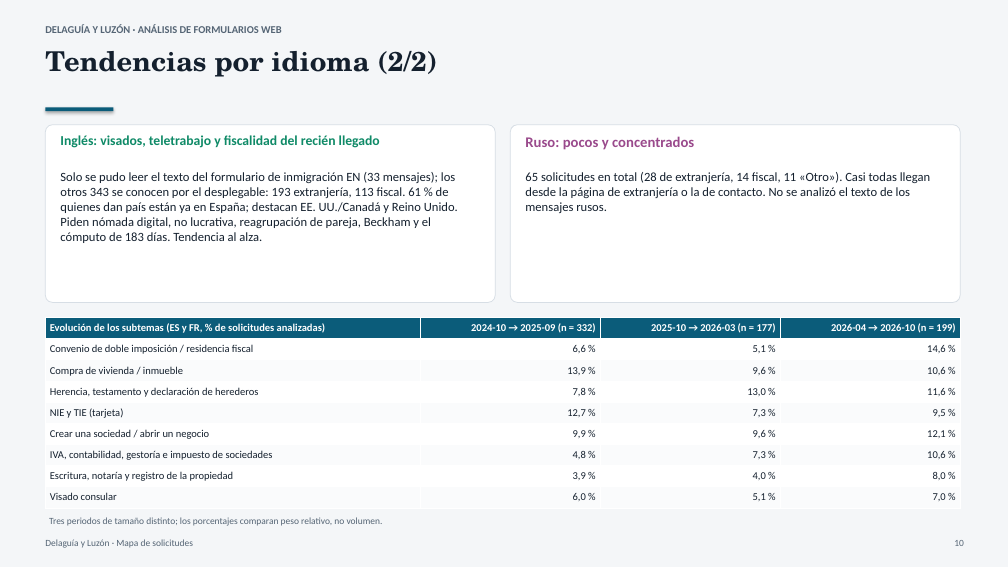
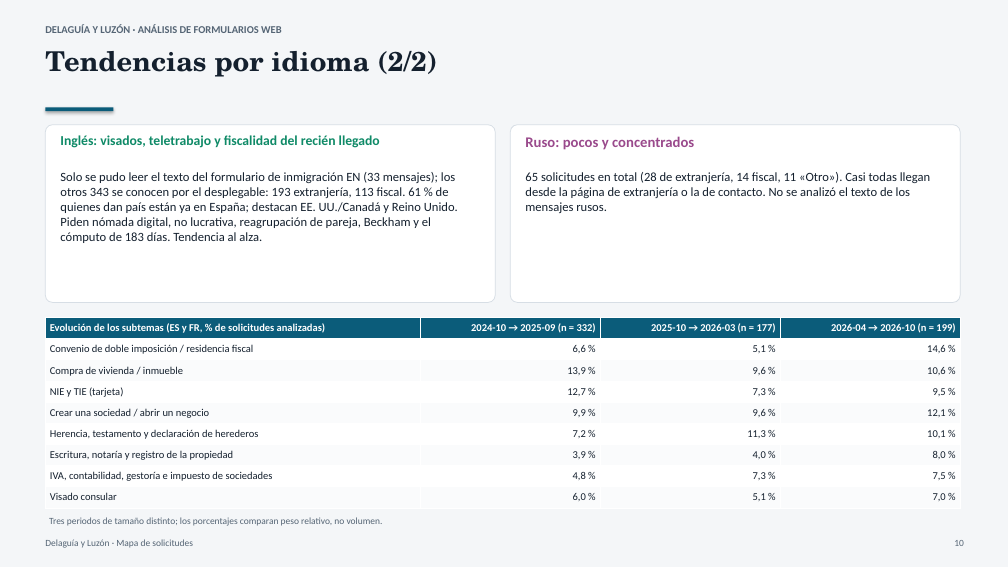
Before and after one commit to multilang2025/dlcom, a slide deck: slide 10 of data/leads/informe-leads-es.pptx. Drawn at 1008x567 pixels with LibreOffice and Linux fonts; fonts in the diff are those of the drawing. Boxes give left, top, right and bottom in pixels: in the first picture for what was removed or moved away, otherwise in the second. Text is boxed around its words. In the diff, an @@ line names an element or a change of style, - is before the commit and + after.

```diff
--- a/data/leads/informe-leads-es.pptx
+++ b/data/leads/informe-leads-es.pptx
@@ table at (45,318,960,508) @@
-row 4: Herencia, testamento y declaración de herederos | 7,8 % | 13,0 % | 11,6 %
-row 7: IVA, contabilidad, gestoría e impuesto de sociedades | 4,8 % | 7,3 % | 10,6 %
+row 6: Herencia, testamento y declaración de herederos | 7,2 % | 11,3 % | 10,1 %
+row 8: IVA, contabilidad, gestoría e impuesto de sociedades | 4,8 % | 7,3 % | 7,5 %
```
Also in this commit, not shown: 11 other slides changed, 11 other files.
